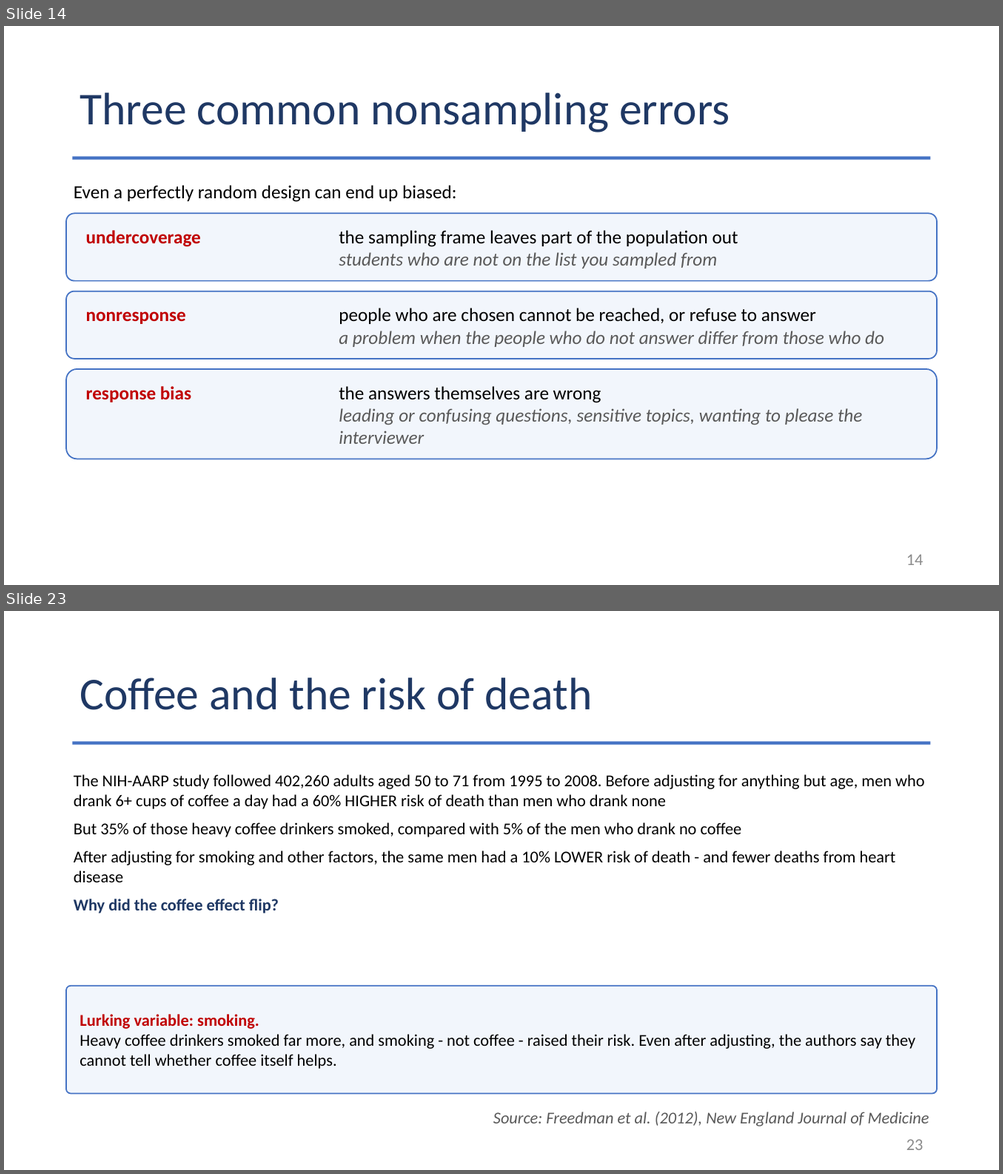
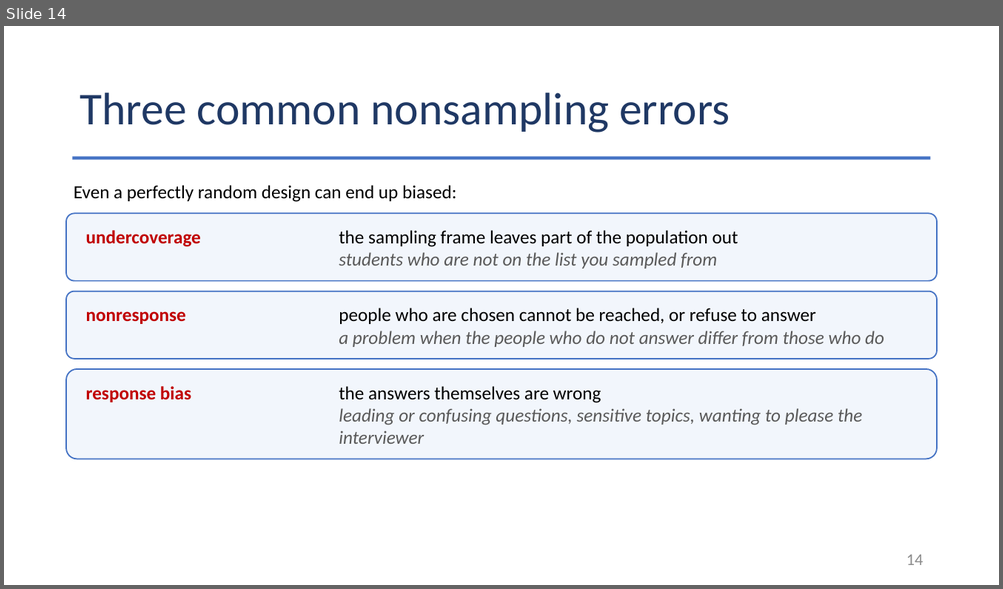
Before and after one commit to Jarred6068/Kvamme_UI_STAT251, a slide deck: docs/lecture_slides/Week 5/Week5_Lecture9_Slides_9_21_2026.pptx. Shown one above the other, each under a label of ours: slides 14 and 23 before the commit, slide 14 after it; the slides between them are not shown. The pictures are 1003x1174 and 1003x589 pixels, drawn with LibreOffice and Linux fonts; fonts in the diff are those of the drawing. Boxes give left, top, right and bottom in pixels: in the first picture for what was removed or moved away, otherwise in the second. Text is boxed around its words. In the diff, an @@ line names an element or a change of style, - is before the commit and + after.

Commit message:
Refresh course materials and rendered data pages
This update regenerates the course PDFs and rendered HTML pages after refreshed source content and site builds. It includes updated schedules, review materials, syllabi, lecture menus, and the rebuilt data-table pages in docs/data.html and docs/misc/rcode_examples.html.

```diff
--- a/docs/lecture_slides/Week 5/Week5_Lecture9_Slides_9_21_2026.pptx
+++ b/docs/lecture_slides/Week 5/Week5_Lecture9_Slides_9_21_2026.pptx
@@ slide 23 removed at box(4, 611, 999, 1170), background #FFFFFF @@
@@ title removed at box(79, 678, 592, 710) @@
-Coffee and the risk of death
@@ rectangle removed at box(73, 741, 930, 744) @@
@@ text removed at box(74, 775, 924, 883) @@
-The NIH-AARP study followed 402,260 adults aged 50 to 71 from 1995 to 2008. Before adjusting for anything but age, men who drank 6+ cups of coffee a day had a 60% HIGHER risk of death than men who drank none
-But 35% of those heavy coffee drinkers smoked, compared with 5% of the men who drank no coffee
-After adjusting for smoking and other factors, the same men had a 10% LOWER risk of death - and fewer deaths from heart disease
-Why did the coffee effect flip?
@@ rounded rectangle removed at box(66, 986, 936, 1093) @@
-Lurking variable: smoking.
-Heavy coffee drinkers smoked far more, and smoking - not coffee - raised their risk. Even after adjusting, the authors say they cannot tell whether coffee itself helps.
@@ text removed at box(493, 1112, 929, 1127) @@
-Source: Freedman et al. (2012), New England Journal of Medicine
@@ page number removed at box(906, 1139, 923, 1150) @@
-23
```
Also in this commit, not shown: 27 other slides removed, 35 other files.
